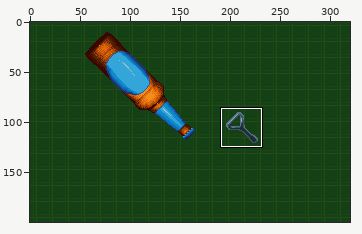
Edited in one commit: pixel-art file (art/opening-game.aseprite). The first picture is a wide view before the edit; the outline marks the close-up.
Close-up. Old version:
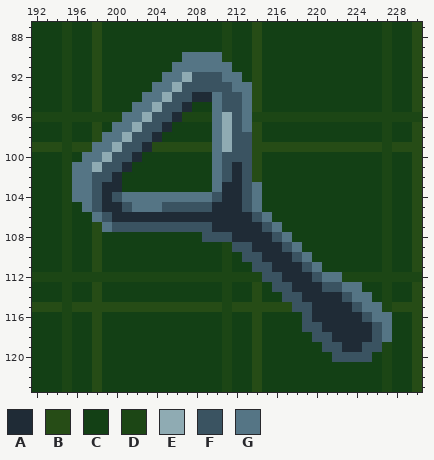
320x200 pixels, 1 frame. Shown: x 192..230, y 87..123. The commit also changed other parts of the picture, which this record leaves out.
Visible layers, top first: "avaja", "kork", "pudel", "taust".
Palette (. is transparent): A #1f2b36  B #264c16  C #134015  D #1c4615  E #8fabb3  F #3a5361  G #557585
Pixels before, first column x 192:
 87 CCCDCCBCCCCCCCCCCCCDCCBCCCCCCCCCCCCDCCB
 88 CCCDCCBCCCCCCCCCCCCDCCBCCCCCCCCCCCCDCCB
 89 CCCDCCBCCCCCCCCCCCCDCCBCCCCCCCCCCCCDCCB
 90 CCCDCCBCCCCCCCCGGGGDCCBCCCCCCCCCCCCDCCB
 91 CCCDCCBCCCCCCCGGGGGGCCBCCCCCCCCCCCCDCCB
 92 CCCDCCBCCCCCCGGEFFFGGCBCCCCCCCCCCCCDCCB
 93 CCCDCCBCCCCCGGEFFFFFGGBCCCCCCCCCCCCDCCB
 94 CCCDCCBCCCCGGEFFAAGFFGBCCCCCCCCCCCCDCCB
 95 CCCDCCBCCCGGEFFACCGFFGBCCCCCCCCCCCCDCCB
 96 DDDDDDDDDGGEFFADDDGEFGDDDDDDDDDDDDDDDDD
 97 CCCDCCBCGGEFFACCCCGEFGBCCCCCCCCCCCCDCCB
 98 CCCDCCBGGEFFACCCCCGEFFBCCCCCCCCCCCCDCCB
 99 BBBDBBGGEFFABBBBBBGEFFBBBBBBBBBBBBBDBBB
100 CCCDCGGEFFACCCCCCCGFFFBCCCCCCCCCCCCDCCB
101 CCCDGGEFFACCCCCCCCGFAFBCCCCCCCCCCCCDCCB
102 CCCDGGFFACCCCCCCCCGFAFBCCCCCCCCCCCCDCCB
103 CCCDGGFAACCCCCCCCCGAAFGCCCCCCCCCCCCDCCB
104 CCCDGGFAFGGGGGGGGGFAAFGCCCCCCCCCCCCDCCB
105 CCCDCGFAAFGGGFFFFFAAAFGCCCCCCCCCCCCDCCB
106 CCCDCCGFAAAAAAAAAAAAAAFGCCCCCCCCCCCDCCB
107 CCCDCCBGFFFFFFFFFFAAAAAFGCCCCCCCCCCDCCB
108 CCCDCCBCCCCCCCCCCFFFAAAAFGCCCCCCCCCDCCB
109 CCCDCCBCCCCCCCCCCCCDFFAAAFGCCCCCCCCDCCB
110 CCCDCCBCCCCCCCCCCCCDCFFAAAFGCCCCCCCDCCB
111 CCCDCCBCCCCCCCCCCCCDCCFFAAAFGCCCCCCDCCB
112 DDDDDDDDDDDDDDDDDDDDDDDFFAAAFGGDDDDDDDD
113 CCCDCCBCCCCCCCCCCCCDCCBCFFAAAFFGGCCDCCB
114 CCCDCCBCCCCCCCCCCCCDCCBCCFFAAAAFGGCDCCB
115 BBBDBBBBBBBBBBBBBBBDBBBBBBFFAAAAFGGDBBB
116 CCCDCCBCCCCCCCCCCCCDCCBCCCCFAAAAAFGGCCB
117 CCCDCCBCCCCCCCCCCCCDCCBCCCCFFAAAAAFGCCB
118 CCCDCCBCCCCCCCCCCCCDCCBCCCCCFFAAAAFGCCB
119 CCCDCCBCCCCCCCCCCCCDCCBCCCCCCFFAAFFDCCB
120 CCCDCCBCCCCCCCCCCCCDCCBCCCCCCCFFFFCDCCB
121 CCCDCCBCCCCCCCCCCCCDCCBCCCCCCCCCCCCDCCB
122 CCCDCCBCCCCCCCCCCCCDCCBCCCCCCCCCCCCDCCB
123 CCCDCCBCCCCCCCCCCCCDCCBCCCCCCCCCCCCDCCB
After:
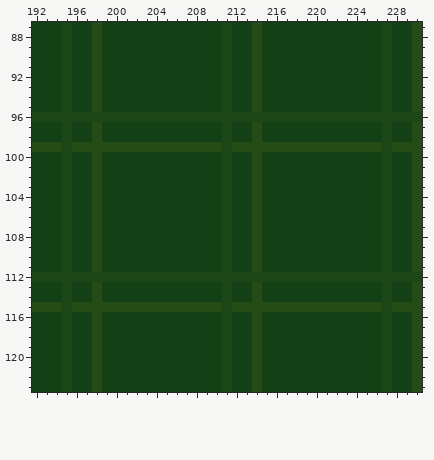
Change:
Changed rows in their new state; - is an unchanged pixel.
Layer "avaja":
first column x 196:
 90 -----------CCCC-----------------
 91 ----------CCCCCD----------------
 92 ---------CCCCCCDC---------------
 93 --------CCCCCCCDCC--------------
 94 -------CCCCCCCCDCC--------------
 95 ------CCCCCC--CDCC--------------
 96 -----DDDDDD---DDDD--------------
 97 ----CCCCCC----CDCC--------------
 98 ---CCCCCC-----CDCC--------------
 99 --BBBBBB------BDBB--------------
100 -CBCCCC-------CDCC--------------
101 CCBCCC--------CDCC--------------
102 CCBCC---------CDCC--------------
103 CCBCC---------CDCCB-------------
104 CCBCCCCCCCCCCCCDCCB-------------
105 -CBCCCCCCCCCCCCDCCB-------------
106 --BCCCCCCCCCCCCDCCBC------------
107 ---CCCCCCCCCCCCDCCBCC-----------
108 -------------CCDCCBCCC----------
109 ----------------CCBCCCC---------
110 -----------------CBCCCCC--------
111 ------------------BCCCCCC-------
112 -------------------DDDDDDDD-----
113 --------------------CCCCCCCCC---
114 ---------------------CCCCCCCCC--
115 ----------------------BBBBBBBBB-
116 -----------------------CCCCCCCCD
117 -----------------------CCCCCCCCD
118 ------------------------CCCCCCCD
119 -------------------------CCCCCC-
120 --------------------------CCCC--
